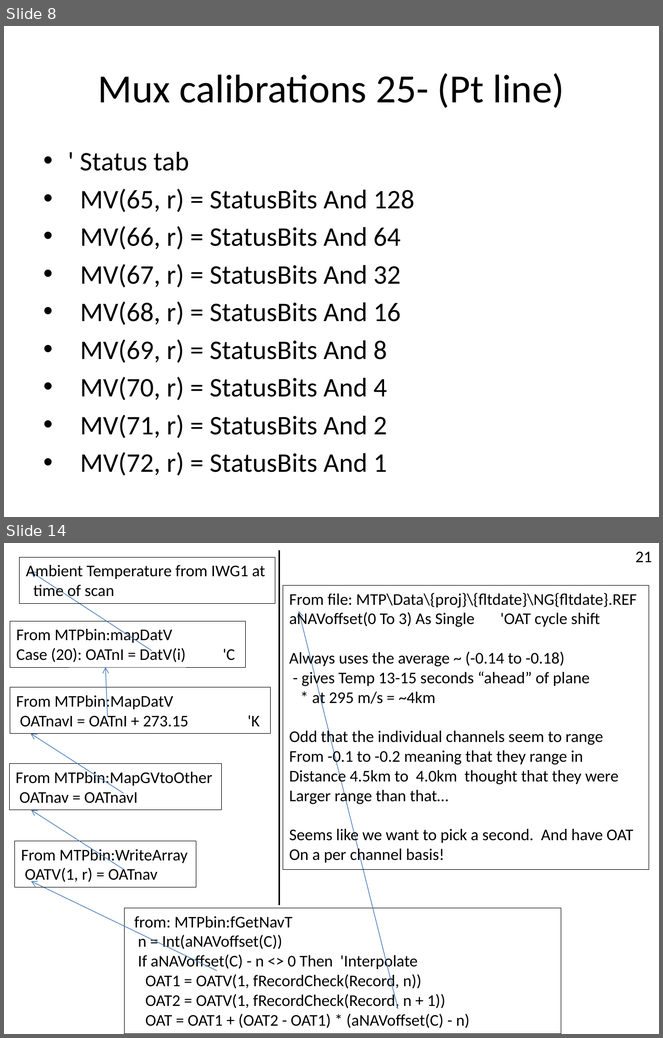
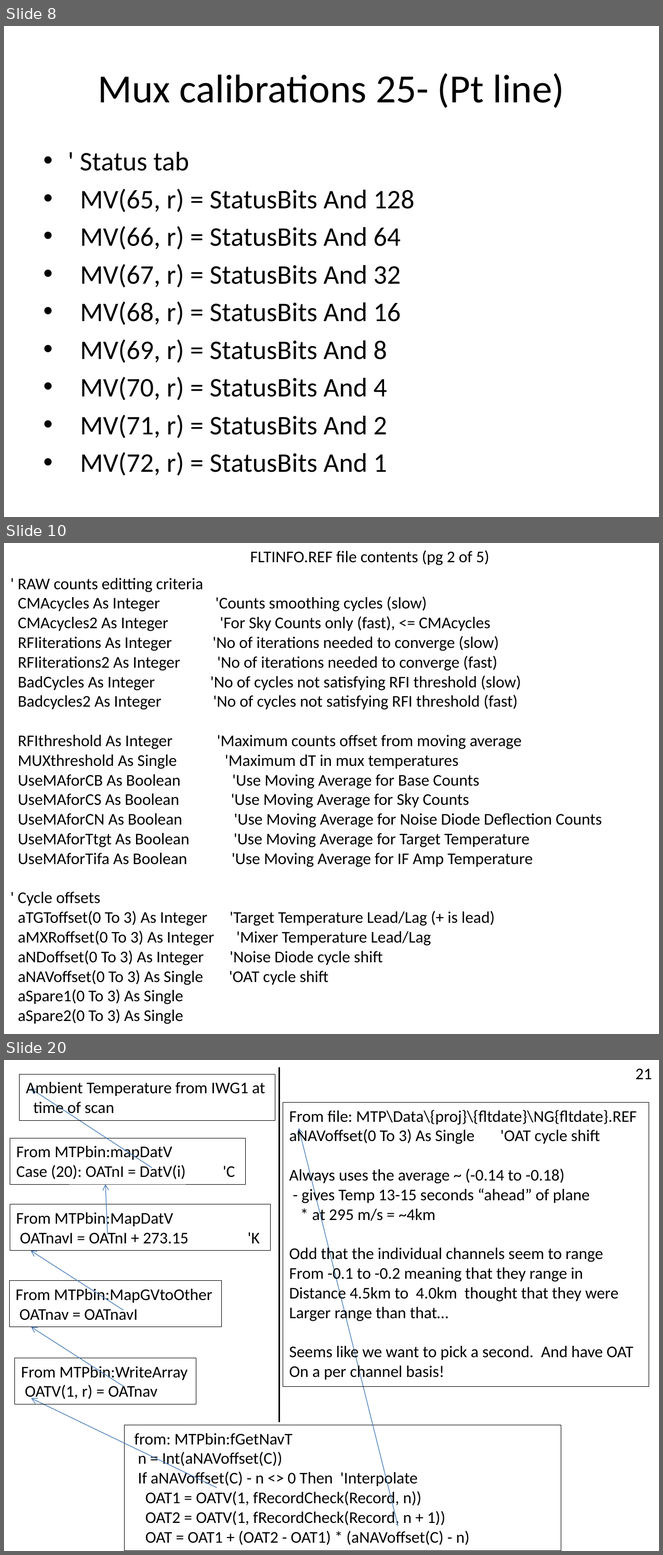
Before and after one commit to NCAR/nimbus, a slide deck: instruments/mtp/doc/MTP-DFD.pptx. Shown one above the other, each under a label of ours: slides 8 and 14 before the commit, slides 8, 10 and 20 after it; the slides between them are not shown. The pictures are 663x1038 and 663x1555 pixels, drawn with LibreOffice and Linux fonts; fonts in the diff are those of the drawing. Boxes give left, top, right and bottom in pixels: in the first picture for what was removed or moved away, otherwise in the second. Text is boxed around its words. In the diff, an @@ line names an element or a change of style, - is before the commit and + after.

```diff
--- a/instruments/mtp/doc/MTP-DFD.pptx
+++ b/instruments/mtp/doc/MTP-DFD.pptx
@@ slide 10 added at <box>4,543,659,1034</box>, background #FFFFFF @@
@@ text added at <box>250,550,489,565</box>, 18 pt, text #000000 @@
+FLTINFO.REF file contents (pg 2 of 5)
@@ text added at <box>18,578,602,1025</box>, 18 pt, text #000000 @@
+' RAW counts editting criteria
+CMAcycles As Integer 'Counts smoothing cycles (slow)
+CMAcycles2 As Integer 'For Sky Counts only (fast), <= CMAcycles
+RFIiterations As Integer 'No of iterations needed to converge (slow)
+RFIiterations2 As Integer 'No of iterations needed to converge (fast)
+BadCycles As Integer 'No of cycles not satisfying RFI threshold (slow)
+Badcycles2 As Integer 'No of cycles not satisfying RFI threshold (fast)
+RFIthreshold As Integer 'Maximum counts offset from moving average
+MUXthreshold As Single 'Maximum dT in mux temperatures
+UseMAforCB As Boolean 'Use Moving Average for Base Counts
+UseMAforCS As Boolean 'Use Moving Average for Sky Counts
+UseMAforCN As Boolean 'Use Moving Average for Noise Diode Deflection Counts
+UseMAforTtgt As Boolean 'Use Moving Average for Target Temperature
+UseMAforTifa As Boolean 'Use Moving Average for IF Amp Temperature
+' Cycle offsets
+aTGToffset(0 To 3) As Integer 'Target Temperature Lead/Lag (+ is lead)
+aMXRoffset(0 To 3) As Integer 'Mixer Temperature Lead/Lag
+aNDoffset(0 To 3) As Integer 'Noise Diode cycle shift
+aNAVoffset(0 To 3) As Single 'OAT cycle shift
+aSpare1(0 To 3) As Single
+aSpare2(0 To 3) As Single
@@ what was slide 14 is now slide 20 @@
```
Also in this commit, not shown: 7 slides changed, 5 other slides added.
